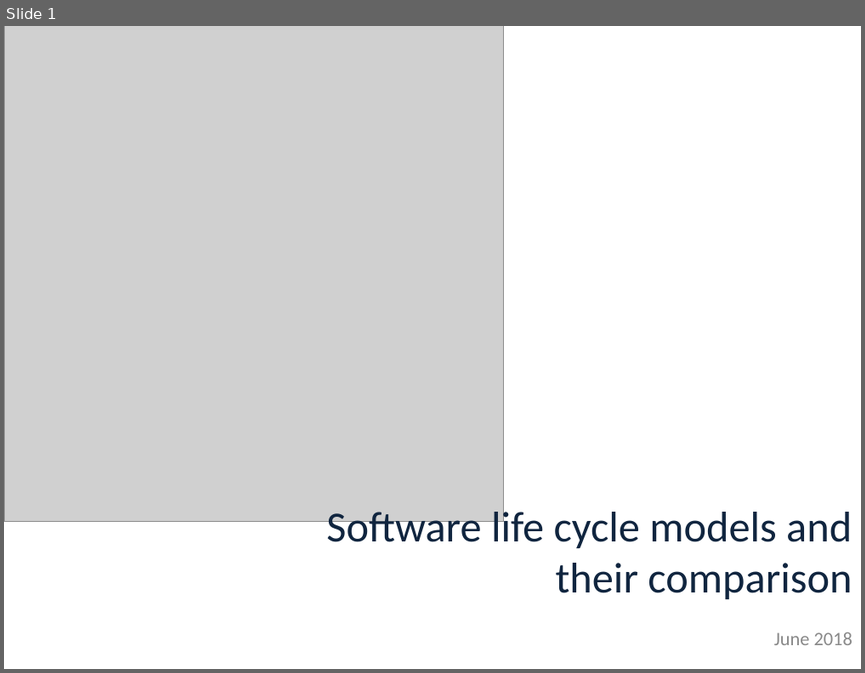
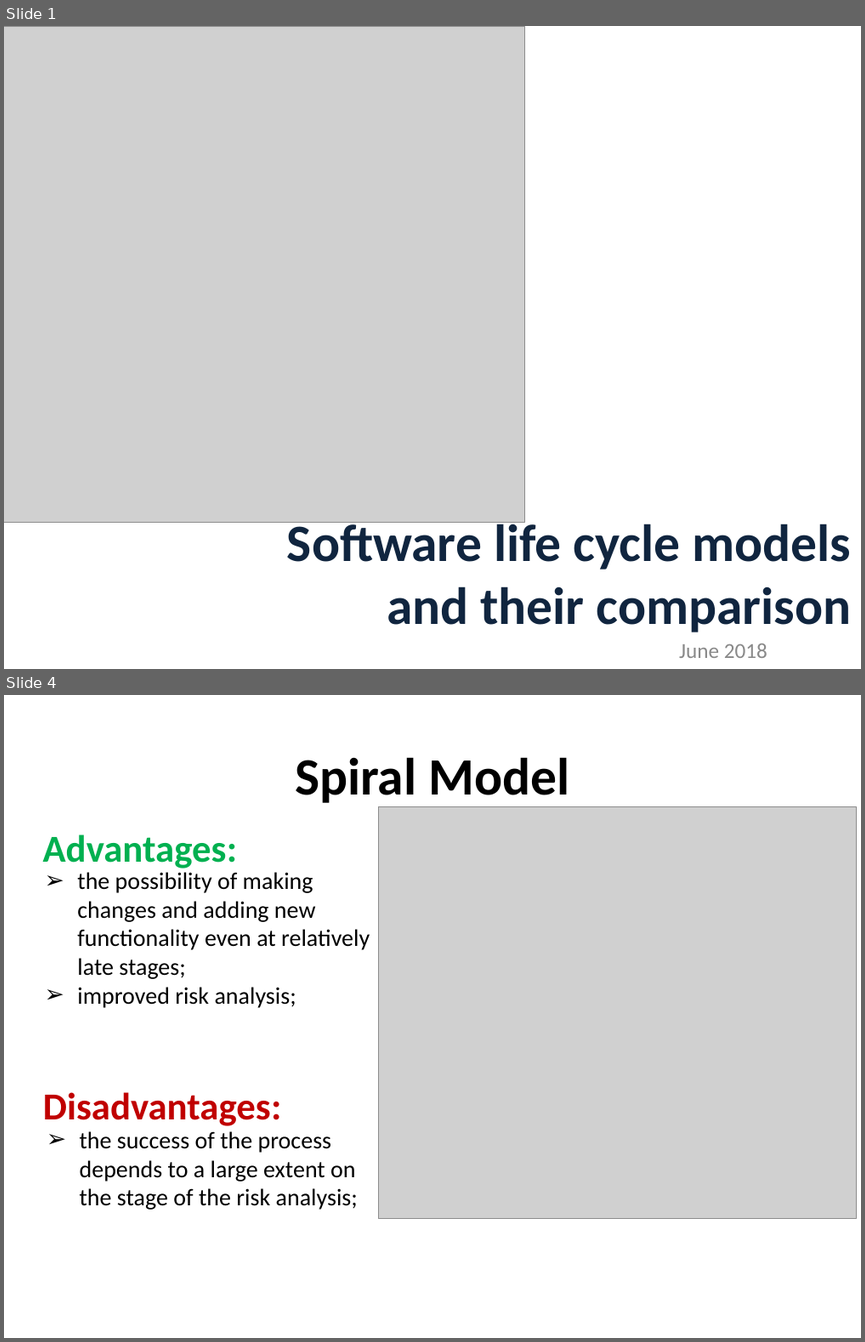
Before and after one commit to Voice77777/QA, a slide deck: 1_lesson/Methodologies_Vladimir_Fedotov.ppt. Shown one above the other, each under a label of ours: slide 1 before the commit, slides 1 and 4 after it; the slides between them are not shown. The pictures are 865x673 and 865x1342 pixels, drawn with LibreOffice and Linux fonts; fonts in the diff are those of the drawing; grey boxes stand for pictures. Boxes give left, top, right and bottom in pixels: in the first picture for what was removed or moved away, otherwise in the second. Text is boxed around its words. In the diff, an @@ line names an element or a change of style, - is before the commit and + after.

```diff
--- a/1_lesson/Methodologies_Vladimir_Fedotov.ppt
+++ b/1_lesson/Methodologies_Vladimir_Fedotov.ppt
@@ slide 4 added at bbox=[4, 695, 861, 1338], background #FFFFFF @@
@@ title added at bbox=[295, 757, 569, 807], 44 pt, text #000000, bold @@
+Spiral Model
@@ picture added at bbox=[378, 807, 856, 1219] @@
@@ text added at bbox=[43, 834, 237, 868], 32 pt, text #00B050, bold @@
+Advantages:
@@ text added at bbox=[77, 872, 370, 1008], 20 pt, text #000000 @@
+➢ the possibility of making changes and adding new functionality even at relatively late stages;
+➢ improved risk analysis;
@@ text added at bbox=[43, 1092, 282, 1126], 32 pt, text #C00000, bold @@
+Disadvantages:
@@ text added at bbox=[80, 1131, 358, 1209], 20 pt, text #000000 @@
+➢ the success of the process depends to a large extent on the stage of the risk analysis;
@@ slide 1 changed as well @@
@@ picture: place and size @@
-picture at bbox=[4, 26, 504, 522]
+picture at bbox=[4, 27, 524, 522]
@@ title "Software life cycle models and ...": place and size @@
-title "Software life cycle models and ..." at bbox=[326, 505, 851, 599]
+title "Software life cycle models and ..." at bbox=[287, 517, 851, 632]
@@ title "Software life cycle models and ..." at bbox=[287, 517, 851, 632]: size 36 to 44 pt, bold on @@
@@ subtitle "June 2018": place and size @@
-subtitle "June 2018" at bbox=[774, 632, 852, 645]
+subtitle "June 2018" at bbox=[679, 643, 767, 658]
@@ subtitle "June 2018" at bbox=[679, 643, 767, 658]: size 16 to 18 pt; line spacing 1 to 0.8 @@
```
Also in this commit, not shown: 3 other slides changed, 6 other slides added, 3 slides removed, 1 other file.
